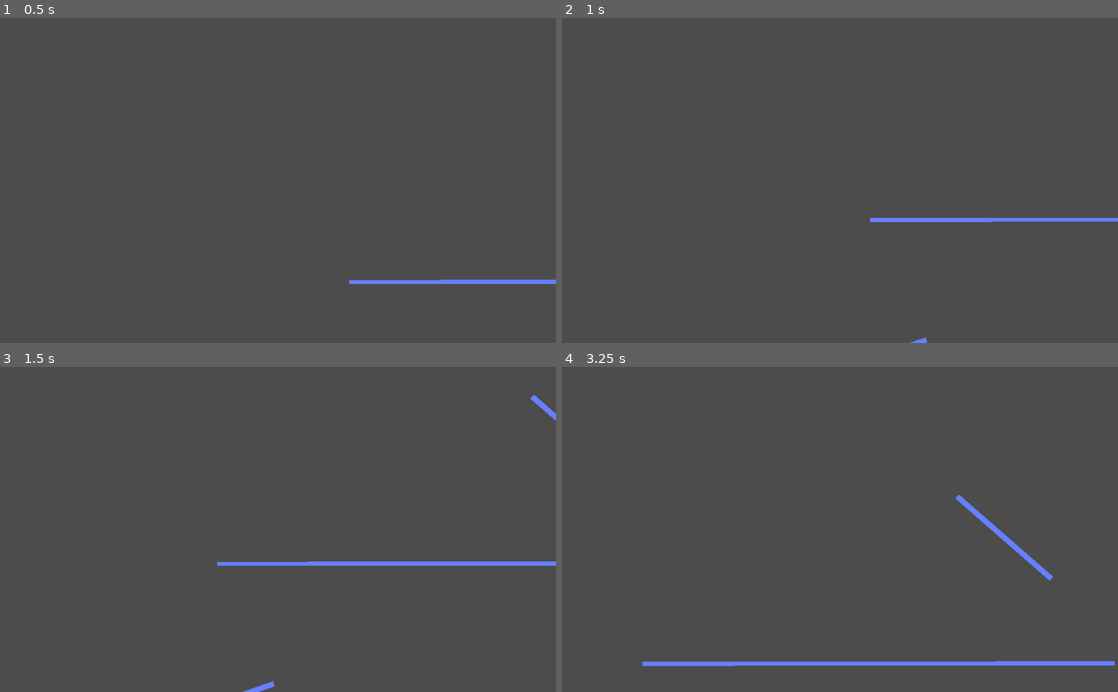
Above: before the commit, frames 1-4 (two rows, left to right).
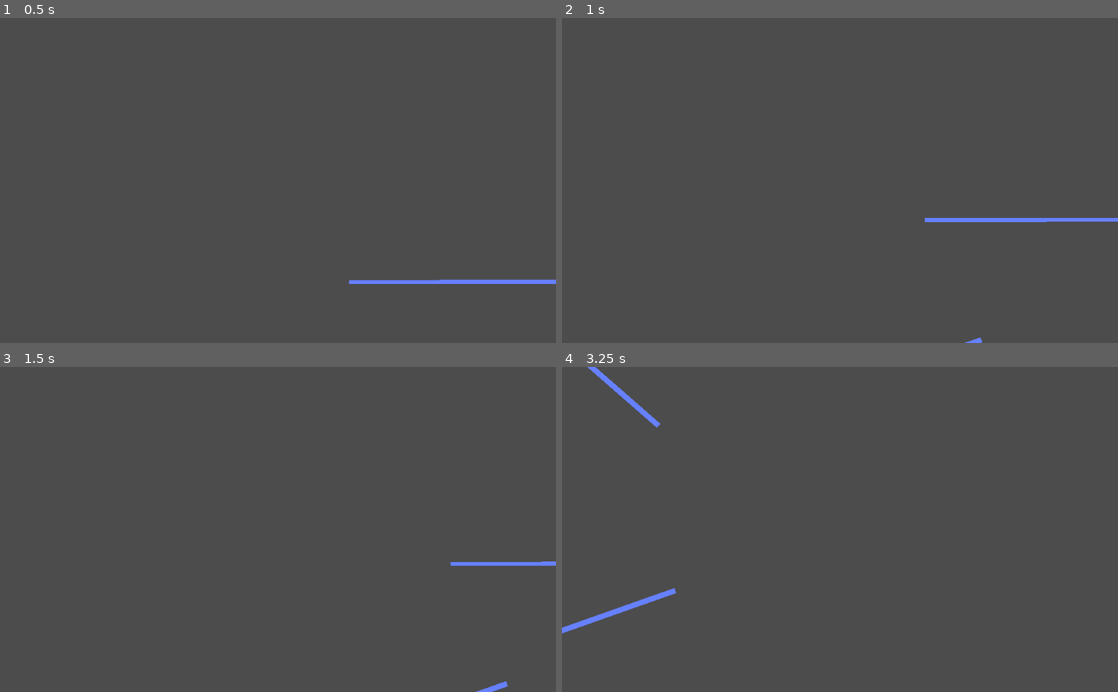
Above: after the commit, the same moments.

Repository: linkwin/Splat
Game: Godot game, scene res://Scenes/Arena.tscn
The game is run twice, just before and just after one commit, with the same random seed, the same clock (stepped at 60 frames per second) and the same inputs.
Inputs:
- Up to frame 1 (0.5 s): no input
- Up to frame 2 (1 s): tap Enter at 0.5 s; hold D (right) from 0.53 s (still down); tap Space (space) at 0.6 s
- Up to frame 3 (1.5 s): release D (right) at 1.28 s; hold A (left) from 1.28 s (still down); tap Space (space) at 1.35 s
- Up to frame 4 (3.25 s): release A (left) at 2.03 s; hold D (right) from 2.03 s (still down); tap Space (space) at 2.1, 2.85 s

Frame 1 is identical in both runs. In frame 2, 0.2% of the frame differs, in the area x 55-88%, y 61-100%; in frame 3, 0.9%; in frame 4, 2.3%, in the area x 0-100%, y 0-93%.

Commit message:
Generalize movement and gravity physics to work with arbitrary gravity directions and movement orthogonal to gravity

Diff:
--- a/Core/gravity_change.gd
+++ b/Core/gravity_change.gd
@@ -1,7 +1,9 @@
 extends Area2D
+
+export var change_dir = Vector2.DOWN
 
 func _on_Area2D_body_entered(body):
 	if "player" in body.name:
 		print("yup")
-		body.gravity_dir = Vector2.DOWN
+		body.gravity_dir = change_dir
 		body.gravity_changed = true
--- a/Scenes/Arena.tscn
+++ b/Scenes/Arena.tscn
@@ -1,11 +1,8 @@
-[gd_scene load_steps=5 format=2]
+[gd_scene load_steps=4 format=2]
 
 [ext_resource path="res://Scenes/Player.tscn" type="PackedScene" id=1]
 [ext_resource path="res://Scenes/Platform.tscn" type="PackedScene" id=2]
-[ext_resource path="res://Core/gravity_change.gd" type="Script" id=3]
-
-[sub_resource type="RectangleShape2D" id=1]
-extents = Vector2( 695, 112.5 )
+[ext_resource path="res://Scenes/GravityChangeArea.tscn" type="PackedScene" id=3]
 
 [node name="Arena" type="Node2D"]
 
@@ -21,12 +18,47 @@
 scale = Vector2( 0.436, 1 )
 
 [node name="Platform8" parent="Platforms" instance=ExtResource( 2 )]
-position = Vector2( 1517, -40 )
-rotation = 0.723211
+position = Vector2( 1467, 71 )
+rotation = -0.850323
 scale = Vector2( 0.436, 1 )
 
 [node name="Platform9" parent="Platforms" instance=ExtResource( 2 )]
-position = Vector2( 1921, -242 )
+position = Vector2( 1659, -454 )
+rotation = -0.762084
+scale = Vector2( 0.436, 1 )
+
+[node name="Platform16" parent="Platforms" instance=ExtResource( 2 )]
+position = Vector2( -2316, 146 )
+scale = Vector2( 1.64452, 0.7583 )
+
+[node name="Platform45" parent="Platforms" instance=ExtResource( 2 )]
+position = Vector2( -1590, -670 )
+scale = Vector2( 1.64452, 0.7583 )
+
+[node name="Platform46" parent="Platforms" instance=ExtResource( 2 )]
+position = Vector2( -2346, 1517 )
+scale = Vector2( 1.64452, 0.7583 )
+
+[node name="Platform47" parent="Platforms" instance=ExtResource( 2 )]
+position = Vector2( 1091, 1315 )
+scale = Vector2( 1.64452, 0.7583 )
+
+[node name="Platform48" parent="Platforms" instance=ExtResource( 2 )]
+position = Vector2( 1303, -1054 )
+scale = Vector2( 1.64452, 0.7583 )
+
+[node name="Platform17" parent="Platforms" instance=ExtResource( 2 )]
+position = Vector2( -1996, -84 )
+rotation = 0.723211
+scale = Vector2( 0.436, 1 )
+
+[node name="Platform18" parent="Platforms" instance=ExtResource( 2 )]
+position = Vector2( -1235, -10 )
+rotation = 0.723211
+scale = Vector2( 0.436, 1 )
+
+[node name="Platform19" parent="Platforms" instance=ExtResource( 2 )]
+position = Vector2( -831, -212 )
 rotation = 0.723211
 scale = Vector2( 0.436, 1 )
 
@@ -51,6 +83,124 @@
 position = Vector2( -61, 1606 )
 scale = Vector2( 0.436, 1 )
 
+[node name="Platform20" parent="Platforms" instance=ExtResource( 2 )]
+position = Vector2( 2221, 218 )
+rotation = -1.53626
+scale = Vector2( 0.436, 1 )
+
+[node name="Platform49" parent="Platforms" instance=ExtResource( 2 )]
+position = Vector2( 2614, 26 )
+rotation = -1.53626
+scale = Vector2( 0.436, 1 )
+
+[node name="Platform50" parent="Platforms" instance=ExtResource( 2 )]
+position = Vector2( 2987, 268 )
+rotation = -1.53626
+scale = Vector2( 0.436, 1 )
+
+[node name="Platform21" parent="Platforms" instance=ExtResource( 2 )]
+position = Vector2( 1542, 622 )
+scale = Vector2( 0.436, 1 )
+
+[node name="Platform22" parent="Platforms" instance=ExtResource( 2 )]
+position = Vector2( 2646, 866 )
+scale = Vector2( 0.436, 1 )
+
+[node name="Platform23" parent="Platforms" instance=ExtResource( 2 )]
+position = Vector2( 2065, 1084 )
+scale = Vector2( 0.436, 1 )
+
+[node name="Platform24" parent="Platforms" instance=ExtResource( 2 )]
+position = Vector2( 2287, 1626 )
+scale = Vector2( 0.436, 1 )
+
+[node name="Platform25" parent="Platforms" instance=ExtResource( 2 )]
+position = Vector2( -1367, 379 )
+rotation = -0.335818
+scale = Vector2( 0.436, 1 )
+
+[node name="Platform26" parent="Platforms" instance=ExtResource( 2 )]
+position = Vector2( -1563, 602 )
+scale = Vector2( 0.436, 1 )
+
+[node name="Platform27" parent="Platforms" instance=ExtResource( 2 )]
+position = Vector2( -1013, 876 )
+scale = Vector2( 0.436, 1 )
+
+[node name="Platform28" parent="Platforms" instance=ExtResource( 2 )]
+position = Vector2( -1594, 1094 )
+scale = Vector2( 0.436, 1 )
+
+[node name="Platform29" parent="Platforms" instance=ExtResource( 2 )]
+position = Vector2( -1372, 1636 )
+scale = Vector2( 0.436, 1 )
+
+[node name="Platform30" parent="Platforms" instance=ExtResource( 2 )]
+position = Vector2( -2990, -1586 )
+rotation = -0.335818
+scale = Vector2( 0.436, 1 )
+
+[node name="Platform31" parent="Platforms" instance=ExtResource( 2 )]
+position = Vector2( -3438, -1635 )
+rotation = 1.59605
+scale = Vector2( 0.436, 1 )
+
+[node name="Platform32" parent="Platforms" instance=ExtResource( 2 )]
+position = Vector2( -2636, -1089 )
+scale = Vector2( 0.436, 1 )
+
+[node name="Platform33" parent="Platforms" instance=ExtResource( 2 )]
+position = Vector2( -3217, -871 )
+rotation = 1.58036
+scale = Vector2( 0.436, 1 )
+
+[node name="Platform34" parent="Platforms" instance=ExtResource( 2 )]
+position = Vector2( -2995, -329 )
+rotation = 1.56523
+scale = Vector2( 0.436, 1 )
+
+[node name="Platform35" parent="Platforms" instance=ExtResource( 2 )]
+position = Vector2( 2695, -1667 )
+rotation = -0.335818
+scale = Vector2( 0.436, 1 )
+
+[node name="Platform36" parent="Platforms" instance=ExtResource( 2 )]
+position = Vector2( 2499, -1444 )
+scale = Vector2( 0.436, 1 )
+
+[node name="Platform37" parent="Platforms" instance=ExtResource( 2 )]
+position = Vector2( 3049, -1170 )
+scale = Vector2( 0.436, 1 )
+
+[node name="Platform38" parent="Platforms" instance=ExtResource( 2 )]
+position = Vector2( 2468, -952 )
+scale = Vector2( 0.436, 1 )
+
+[node name="Platform39" parent="Platforms" instance=ExtResource( 2 )]
+position = Vector2( 2690, -410 )
+scale = Vector2( 0.436, 1 )
+
+[node name="Platform40" parent="Platforms" instance=ExtResource( 2 )]
+position = Vector2( -3151, 500 )
+rotation = -0.335818
+scale = Vector2( 0.436, 1 )
+
+[node name="Platform41" parent="Platforms" instance=ExtResource( 2 )]
+position = Vector2( -3347, 723 )
+scale = Vector2( 0.436, 1 )
+
+[node name="Platform42" parent="Platforms" instance=ExtResource( 2 )]
+position = Vector2( -2797, 997 )
+scale = Vector2( 0.436, 1 )
+
+[node name="Platform43" parent="Platforms" instance=ExtResource( 2 )]
+position = Vector2( -3378, 1215 )
+scale = Vector2( 0.436, 1 )
+
+[node name="Platform44" parent="Platforms" instance=ExtResource( 2 )]
+position = Vector2( -3156, 1757 )
+scale = Vector2( 0.436, 1 )
+
 [node name="Platform11" parent="Platforms" instance=ExtResource( 2 )]
 position = Vector2( -128, -1775 )
 rotation = -0.335818
@@ -74,12 +224,18 @@
 
 [node name="player1" parent="." instance=ExtResource( 1 )]
 
-[node name="Area2D" type="Area2D" parent="."]
-position = Vector2( -77, -2068 )
-script = ExtResource( 3 )
-
-[node name="CollisionShape2D" type="CollisionShape2D" parent="Area2D"]
-position = Vector2( 41, 8.5 )
-shape = SubResource( 1 )
-
-[connection signal="body_entered" from="Area2D" to="Area2D" method="_on_Area2D_body_entered"]
+[node name="GravityChangeArea" parent="." instance=ExtResource( 3 )]
+
+[node name="GravityChangeArea3" parent="." instance=ExtResource( 3 )]
+position = Vector2( -3977, -42 )
+rotation = -1.5708
+change_dir = Vector2( 1, 0 )
+
+[node name="GravityChangeArea4" parent="." instance=ExtResource( 3 )]
+position = Vector2( 3815, -32 )
+rotation = -1.5708
+change_dir = Vector2( -1, 0 )
+
+[node name="GravityChangeArea2" parent="." instance=ExtResource( 3 )]
+position = Vector2( -80, 2210 )
+change_dir = Vector2( 0, -1 )
--- /dev/null
+++ b/Scenes/GravityChangeArea.tscn
@@ -0,0 +1,16 @@
+[gd_scene load_steps=3 format=2]
+
+[ext_resource path="res://Core/gravity_change.gd" type="Script" id=1]
+
+[sub_resource type="RectangleShape2D" id=1]
+extents = Vector2( 3763, 112.5 )
+
+[node name="GravityChangeArea" type="Area2D"]
+position = Vector2( -77, -2068 )
+script = ExtResource( 1 )
+
+[node name="Collider" type="CollisionShape2D" parent="."]
+position = Vector2( 8, 8.5 )
+shape = SubResource( 1 )
+
+[connection signal="body_entered" from="." to="." method="_on_Area2D_body_entered"]
--- a/Scenes/player.gd
+++ b/Scenes/player.gd
@@ -19,21 +19,13 @@
 func _physics_process(delta):
 	var move_vec = Vector2.ZERO
 
-	var move_dir = Vector2(Input.get_action_strength("right") - Input.get_action_strength("left"), 0)
+	var move_dir = Vector2(gravity_dir.y, -1 * gravity_dir.x) # move dir orthogonal to gravity dir
+	move_dir = (Input.get_action_strength("right") - Input.get_action_strength("left")) * move_dir
 
-	var left = -1 * Input.get_action_strength("left")
-	var right = Input.get_action_strength("right")
+	if is_move_input_held() and move_dir != Vector2.ZERO:
+		last_move_dir = move_dir
 
-	if left != 0:
-		move_vec.x = left * move_speed
-	if right != 0:
-		move_vec.x = right * move_speed
-
-	if is_move_input_held():
-		if move_dir != Vector2.ZERO:
-			last_move_dir = move_dir
-
-	#Gravity=====
+	#===Gravity=====
 	var target_gravity_velocity = gravity_speed * gravity_dir * delta
 
 	var temp_vel = abs_of_vector(gravity_dir) * velocity + gravity_dir * gravity_acc
@@ -44,7 +36,7 @@
 		else:
 			gravity_update_vec = temp_vel
 	#=============
-
+	#===MOVE===
 	var target_move_velocity = move_speed * move_dir * delta
 	var local_vel
 	if is_move_input_held() and move_dir != Vector2.ZERO:
@@ -54,15 +46,14 @@
 		else:
 			move_update_vec = local_vel
 	else:
-		local_vel = velocity - last_move_dir * friction_decel
-		if abs_of_vector(local_vel) > abs_of_vector(target_move_velocity):
-			move_update_vec = local_vel
-		if last_move_dir < Vector2.ZERO:
-			if local_vel > Vector2.ZERO:
-				move_update_vec = target_move_velocity
-		elif last_move_dir > Vector2.ZERO:
-			if local_vel < Vector2.ZERO:
-				move_update_vec = target_move_velocity
+		local_vel = abs_of_vector(last_move_dir) * velocity - last_move_dir * friction_decel
+		if abs_of_vector(velocity * last_move_dir) > abs_of_vector(target_move_velocity):
+			if abs_of_vector(local_vel) > abs_of_vector(target_move_velocity):#target move velocity is zero here
+				move_update_vec = local_vel
+			if last_move_dir < Vector2.ZERO and local_vel > Vector2.ZERO or \
+				last_move_dir > Vector2.ZERO and local_vel < Vector2.ZERO:
+					move_update_vec = target_move_velocity
+	#=========
 
 
 
@@ -71,6 +62,7 @@
 
 
 	velocity = move_and_slide(abs_of_vector(last_move_dir) * move_update_vec + abs_of_vector(gravity_dir) * gravity_update_vec)
+
 	if Input.is_action_just_pressed("space"):
 		gravity_dir *= Vector2(-1,-1)
 		gravity_changed = true
